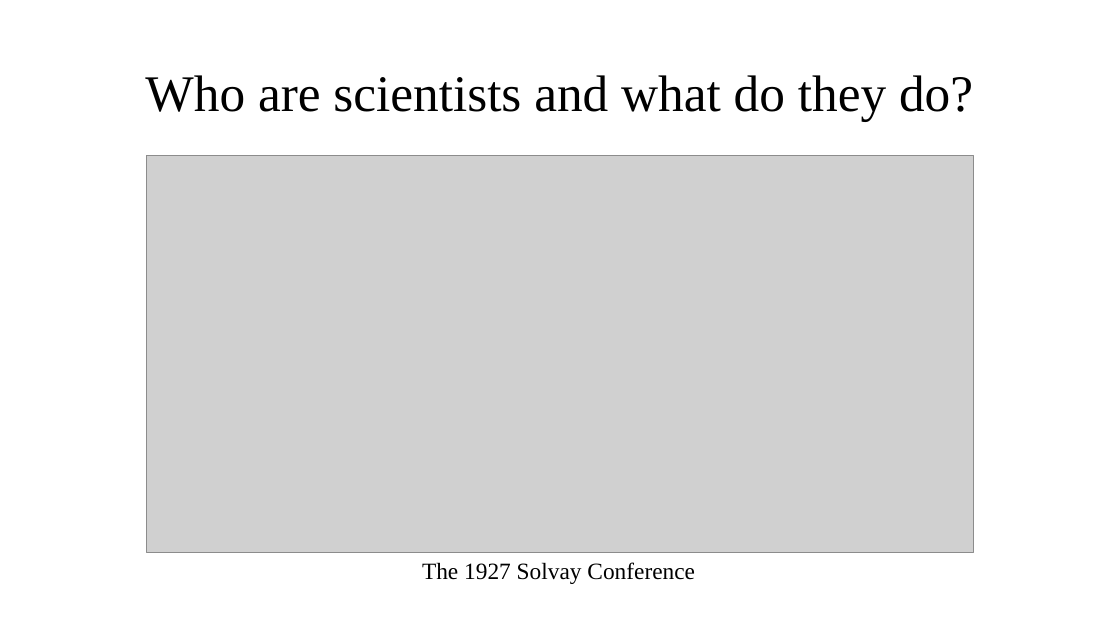
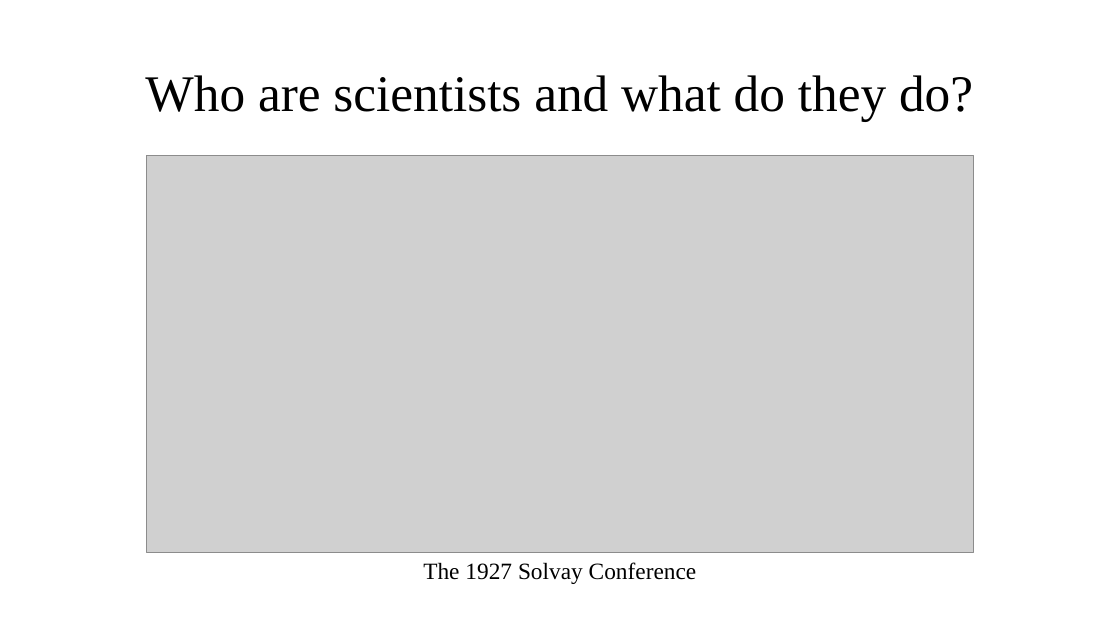
Before and after one commit to KeroDeep/Education, a slide deck: slide 3 of Novosibirsk_State_University/Английский язык/7 семестр/Homework/Scientists role in society.pptx (slide 2 before the commit). Drawn at 1120x630 pixels with LibreOffice and Linux fonts; fonts in the diff are those of the drawing; grey boxes stand for pictures. Boxes give left, top, right and bottom in pixels: in the first picture for what was removed or moved away, otherwise in the second. Text is boxed around its words. In the diff, an @@ line names an element or a change of style, - is before the commit and + after.

```diff
--- a/Novosibirsk_State_University/Английский язык/7 семестр/Homework/Scientists role in society.pptx
+++ b/Novosibirsk_State_University/Английский язык/7 семестр/Homework/Scientists role in society.pptx
@@ text "The 1927 Solvay Conference" at (423,562,697,584): alignment left to centre @@
```
Also in this commit, not shown: 2 slides added, 7 other files.
